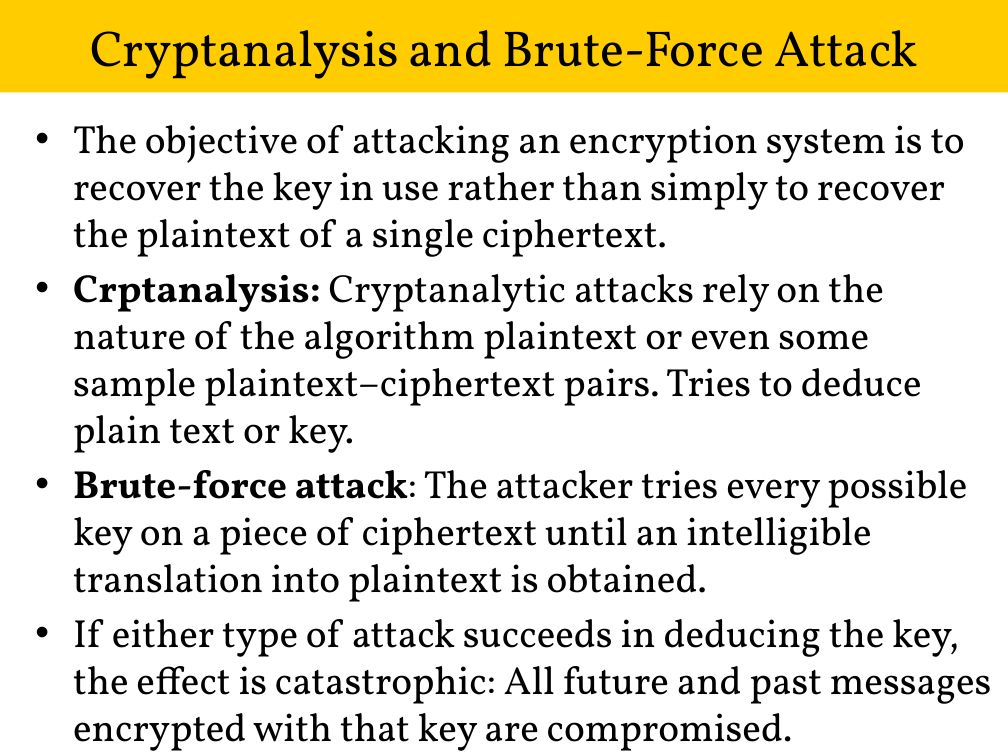
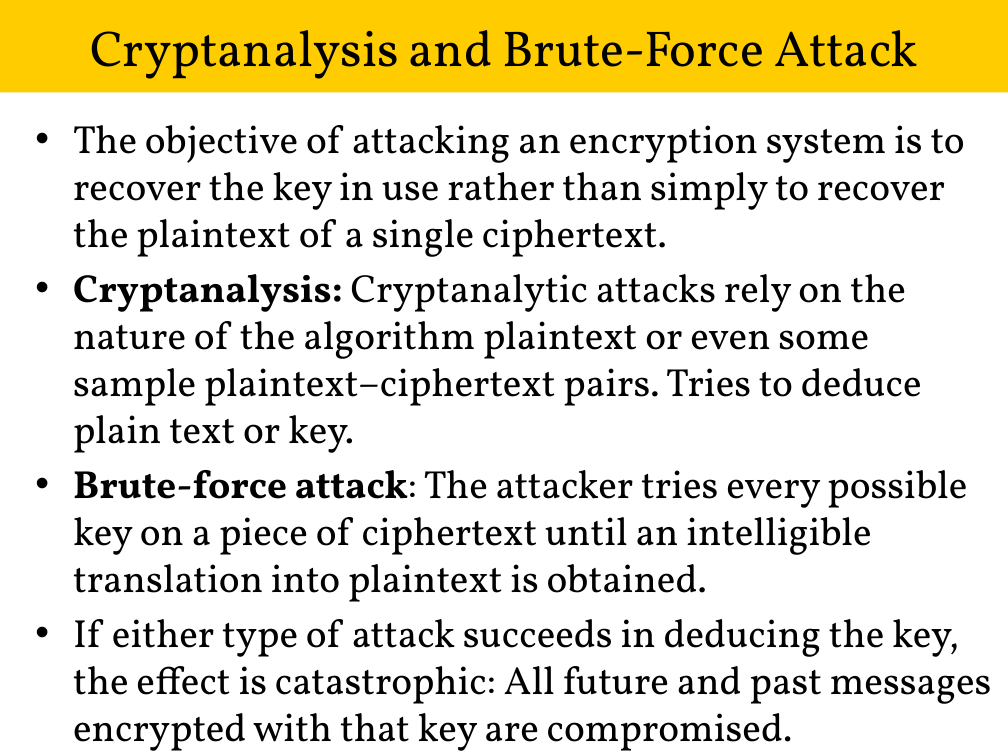
Before and after one commit to Adi-Senku69/College, a slide deck: slide 32 of 6th sem/Cybersecurity/Unit-01.pptx. Drawn at 1008x756 pixels with LibreOffice and Linux fonts; fonts in the diff are those of the drawing. Boxes give left, top, right and bottom in pixels: in the first picture for what was removed or moved away, otherwise in the second. Text is boxed around its words. In the diff, an @@ line names an element or a change of style, - is before the commit and + after.

```diff
--- a/6th sem/Cybersecurity/Unit-01.pptx
+++ b/6th sem/Cybersecurity/Unit-01.pptx
@@ text at (73, 274, 922, 453): text changed @@
-• Crptanalysis: Cryptanalytic attacks rely on the nature of the algorithm plaintext or even some sample plaintext–ciphertext pairs. Tries to deduce plain text or key.
+• Cryptanalysis: Cryptanalytic attacks rely on the nature of the algorithm plaintext or even some sample plaintext–ciphertext pairs. Tries to deduce plain text or key.
```
Also in this commit, not shown: 2 other slides changed, 1 slide removed, 8 other files.
